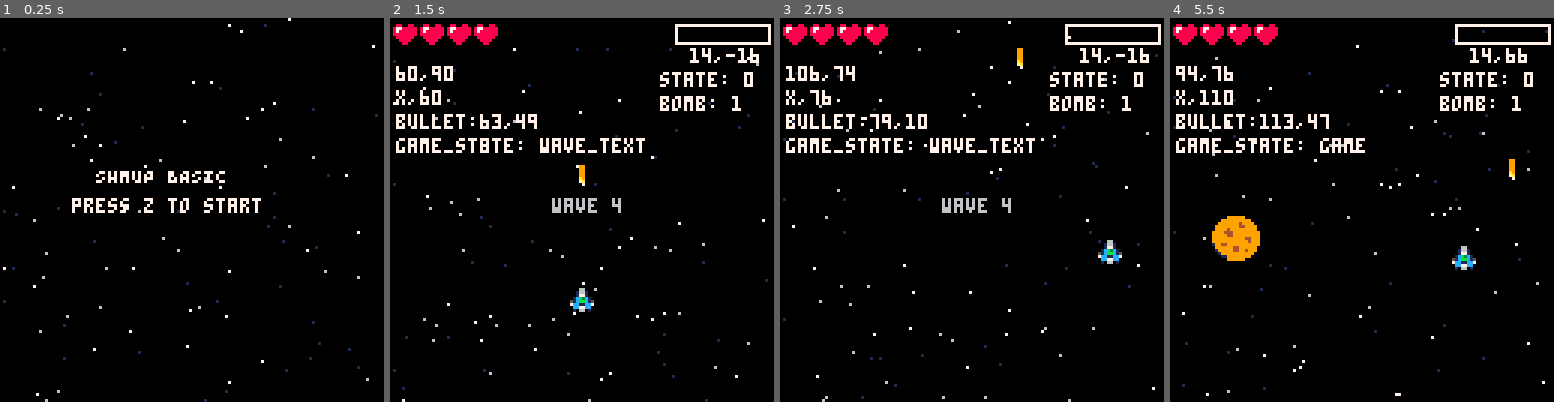
Above: before the commit, frames 1-4 (left to right).
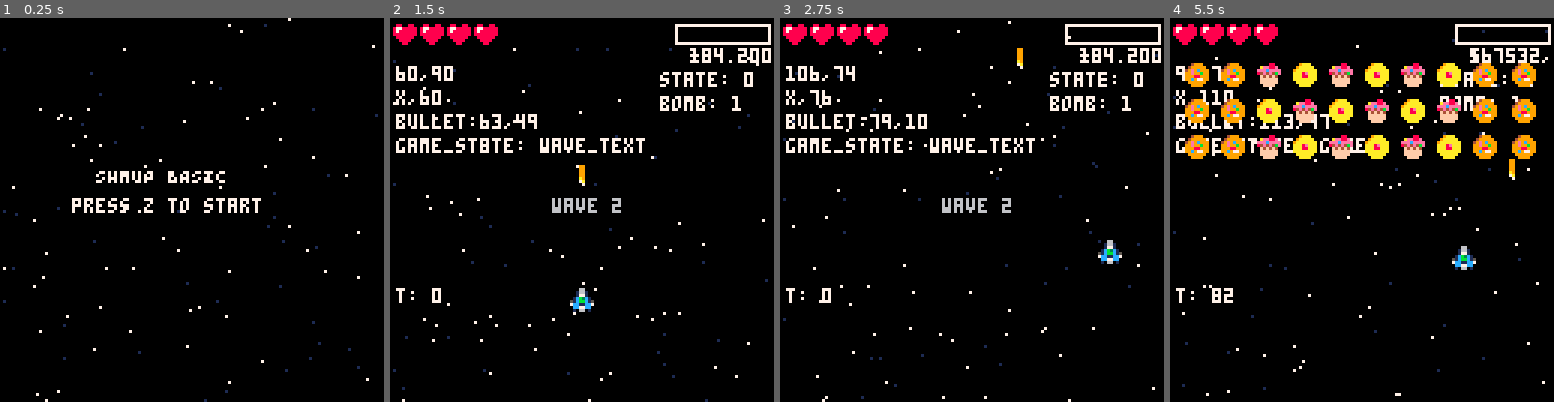
Above: after the commit, the same moments.

Repository: nicoataiza/brackeys-2025
Game: PICO-8 cartridge shmup_basic_main_mechanics.p8
The game is run twice, just before and just after one commit, with the same random seed, the same clock (stepped at 60 frames per second) and the same inputs.
Inputs:
- Up to frame 1 (0.25 s): no input
- Up to frame 2 (1.5 s): tap X (X key) at 0.33, 1.07 s; tap O (Z key) at 0.7 s
- Up to frame 3 (2.75 s): hold Right 1.6-2.1 s; tap O (Z key) at 1.7, 2.1, 2.5 s; tap X (X key) at 1.85 s; hold Up 2.15-2.42 s; hold Right from 2.47 s (still down)
- Up to frame 4 (5.5 s): tap O (Z key) every 0.4 s from 2.9 to 5.3 s; tap X (X key) at 2.97, 4.08, 5.2 s; release Right at 3.03 s; hold Left 3.08-3.58 s; hold Down 3.63-3.97 s; hold Right 4.02-4.68 s; hold Up 4.73-5.03 s; hold Left from 5.08 s (still down)

The runs differ from the first frame. In frame 1, 0.2% of the frame differs, in the area x 8-97%, y 7-100%; in frame 2, 0.6%; in frame 3, 0.6%; in frame 4, 11%, in the area x 1-99%, y 7-98%.

Commit message:
Added enemy movement

Diff:
--- a/shmup_basic_main_mechanics.p8
+++ b/shmup_basic_main_mechanics.p8
@@ -2,9 +2,10 @@
 version 43
 __lua__
 --TODO
---Implement a wave system for enemy spawning
+--enemy behavior
 --ENEMY BULLET
 --BOMB
+--boss fight
 --JUICE
 --ENTRANCE ANIMATION
 --DEATH ANIMATION
@@ -22,8 +23,10 @@
         spr = 1,
         type = 1,
         state = 0,
-        spr_w=1,
-        spr_h=1
+        spr_w = 1,
+        spr_h = 1,
+        dx = 1,
+        dy = 1
     },
 }
 
@@ -34,11 +37,41 @@
 stary = {}
 starspd = {}
 
+function move(obj)
+    if obj.osc then
+        obj.dx = sin(t/45)
+    end
+    if obj.follows then
+        if player.x + player.w/2 < obj.x + obj.w/2 then
+            obj.dx = -0.5
+        elseif player.x + player.w/2 > obj.x + obj.w/2 then
+            obj.dx = 0.5
+        else
+            obj.dx = 0
+        end
+    end
+    if obj.perpendicular then
+        if obj.dx==0 then
+            --go down first
+            obj.dy=1
+            if player.y <= obj.y then
+                obj.dy = 0
+                if player.x < obj.x then
+                    obj.dx = -1
+                else
+                    obj.dx=1
+                end
+            end
+        end
+    end
+    obj.x += obj.dx
+    obj.y += obj.dy
+end
+
 function starfield()
     for i = 1, #starx do
         local star_color = 7
         if starspd[i] < 1 then
-            star_color = 6
         elseif starspd[i] < 1.5 then
             star_color = 1
         end
@@ -71,6 +104,8 @@
         spr_w = spr_w,
         spr_h = spr_h
     }
+    new_actor.dx = 1
+    new_actor.dy = 1
     -- Set its metatable to the actor_metatable
     setmetatable(new_actor, actor_metatable)
     return new_actor
@@ -349,27 +384,94 @@
 end
 
 --enemies
-
-function spawn_enemy(x, y, en_type)
+function enemy_state_manager(enemy)
+    --0=idle
+    --1=fly in
+    --1=moving
+    --2=attack
+    --3=shoot
+    --3=hit
+    --4=die
+    if enemy.wait > 0 then
+        enemy.wait -= 1
+        return
+    end
+    if enemy.state == 0 then
+        --idle
+        -- enemy.y += 10
+    end
+    if enemy.state == 1 then
+        enemy.x += (enemy.pos_x - enemy.x) / 8
+        enemy.y += (enemy.pos_y - enemy.y) / 8
+        if abs(enemy.y - enemy.pos_y) <= 0.6 then
+            enemy.state = 0
+        end
+    end
+    if enemy.state == 2 then
+
+        if enemy.x < 32 and enemy.osc then
+            enemy.dx += 1-(enemy.x/32)
+        end
+        if enemy.x > 88 and enemy.osc then
+            enemy.dx -= (enemy.x-88)/32
+        end
+        move(enemy)
+    end
+end
+
+function picking(enemies)
+    --randomly update state
+    if game_state != "game" then
+        return
+    end
+    -- local curr_enemy = rnd(enemies)
+    -- make sure they're idle first
+    if t % current_wave.attack_freq == 0 then
+        local chosen = flr(rnd(min(8, #enemies)))
+        chosen = #enemies - chosen
+        curr_enemy = enemies[chosen]
+        if curr_enemy and curr_enemy.state == 0 then
+            curr_enemy.state = 2
+        end
+    end
+end
+
+function spawn_enemy(x, y, en_type, en_wait)
     -- spawn enemy at random x position at top of screen
     -- x = flr(rnd(120))
     -- y = -8
-    local enemy = make_actor(x, y, 1, 8, 8, 8, 8, 3, 1, 2)
+    local enemy = make_actor(x, y, 3, 8, 8, 8, 8, 3, 1, 2, 0, 1, 1, 0, 1)
+    enemy.state = 1
+    --pos_ is target position, x is where the enemy will spawn
+    enemy.pos_x = x
+    enemy.pos_y = y
+
+    --spawn offscreen
+    enemy.y -= 66
+    enemy.x = enemy.x*1.3 - 32
+    enemy.dx = 0
+    --wait time during spawn
+    enemy.wait = en_wait
     --enemy map
     if en_type == 1 then
-        --cupcake
+        --cupcake: basic enemy
         enemy.spr=17
+        enemy.hp=2
+        enemy.osc = true
     elseif en_type == 2 then
         --deberry
         enemy.spr=18
+        enemy.hp=2
+        enemy.follows = true
     elseif en_type == 3 then
         --rainbow
         enemy.spr=19
+        enemy.perpendicular = true
     elseif en_type == 4 then
         --pretzel
         enemy.spr=20
     elseif en_type == 5 then
-        --chocolate
+        --chocolate chip
         enemy.spr=21
         enemy.hit_h=16
         enemy.hit_w=16
@@ -389,8 +491,7 @@
         local enemy = enemies[i]
         if enemy then
             --move enemy down
-            enemy.y = enemy.y + enemy.speed
-
+            enemy_state_manager(enemy)
             --enemy is dead
             if enemy.hp <= 0 then
                 del(enemies, enemy)
@@ -398,12 +499,15 @@
             end
 
             --going out of bounds
-            if enemy.y > 128 then
+            if enemy.state != 1 and enemy.y > 128 then
                 del(enemies, enemy)
             end
-        end
-
-    end
+            if enemy.state != 1 and (enemy.x < -40 or enemy.x > 156 or enemy.y < -16 or enemy.y > 136) then
+                del(enemies, enemy)
+            end
+        end
+    end
+    picking(enemies)
 end
 
 function draw_enemies(enemies)
@@ -441,16 +545,66 @@
     end
 end
 
+function place_enemy(level)
+    local curr_level = wave_map[wave]
+    -- col then row
+    for y = 1, #curr_level do
+        for x = 1, #curr_level[y] do
+            if curr_level[y][x] != 0 then
+                spawn_enemy(x * 12 - 6, y * 12 + 4, curr_level[y][x], x * 3)
+            end
+        end
+    end
+end
+
+function wave_manager(wave)
+    local curr_wave = {}
+    -- Do something with curr_wave
+    if wave == 1 then
+        curr_wave.attack_freq = 45
+    elseif wave  == 2 then
+        curr_wave.attack_freq = 30
+    elseif wave == 3 then
+        curr_wave.attack_freq = 20
+    elseif wave == 4 then
+        curr_wave.attack_freq = 60
+    end
+    return curr_wave
+end
+wave_map = {
+    {
+        {1,1,1,1,1,1,1,1,1,1},
+        {1,1,1,1,1,1,1,1,1,1},
+        {1,1,1,1,1,1,1,1,1,1}
+
+    },
+    {
+        {3,3,1,2,1,2,1,2,3,3},
+        {3,3,2,1,2,1,2,1,3,3},
+        {3,3,1,2,1,2,1,2,3,3}
+    },
+    {
+        {1,2,1,2,1,2,1,2,1,2},
+        {2,1,2,1,2,1,2,1,2,1}
+    },
+    {
+        {5}
+    },
+}
+
+
 --wave
 function start_wave()
     game_state = "wave_text"
     wave = wave + 1
     if #enemies == 0 and wave < 4 then
-        spawn_enemy(flr(rnd(120)),-8, rnd(4))
+        -- spawn_enemy(flr(rnd(120)),-8, 1)
+        place_enemy()
+        current_wave = wave_manager(wave)
     end
     if wave == 4 then
         -- spawn special enemy
-        spawn_enemy(flr(rnd(120)),-8,5)
+        place_enemy()
     end
 end
 --some code for wave management
@@ -474,7 +628,7 @@
     elseif game_state == "game" then
         --track current frame: 30 frames per second
         --change this when scheduler requires
-        t = (t + 1) % 30
+        t = (t + 1) % 10000
         --update moves first
         move_player(player)
         update_bullet(bullet_table)
@@ -552,6 +706,7 @@
         -- print(#enemies, 120, 2, 7)
         if #enemies > 0 then
             print(enemies[1].x..','..enemies[1].y, 100, 10, 7)
+            print(enemies[1].pos_y, 100, 10, 7)
         end
         print("state: " .. player.state, 90, 18, 7)
         print("bomb: " .. abs(player.bomb_progress - 1), 90, 26, 7)
@@ -565,6 +720,7 @@
             print("bullet:"..x..","..y, 2, 32, 7)
         end
         print("game_state: " .. game_state, 2, 40, 7)
+        print("t: " .. t, 2, 90, 7)
         ----------------------------------------------------
         --actors
         draw_bullet(bullet_table)
@@ -598,7 +754,7 @@
     --reset particles
     particles = {}
     -- reset wave
-    wave = 3
+    wave = 1
     -- reset time
     t = 0
     wave_time = 60
